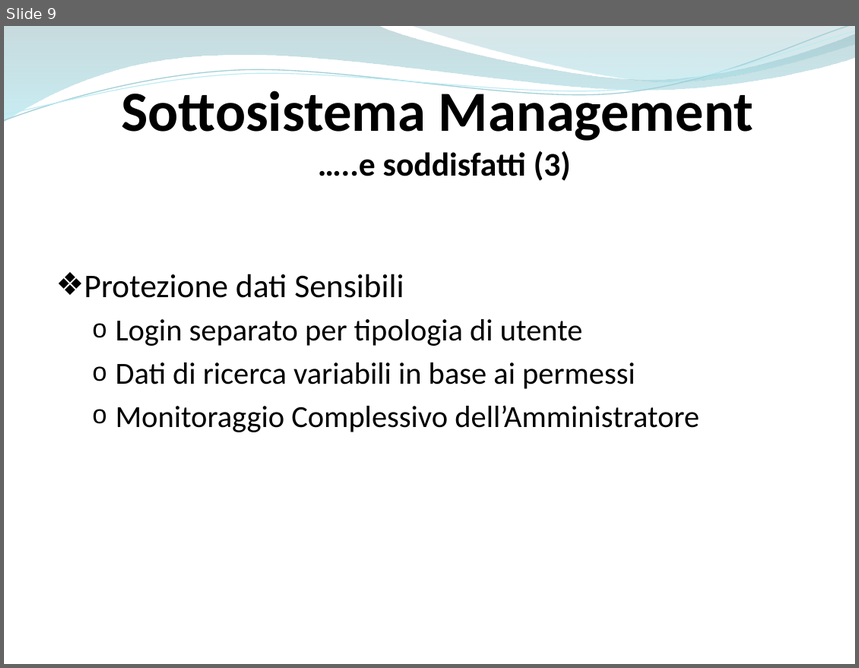
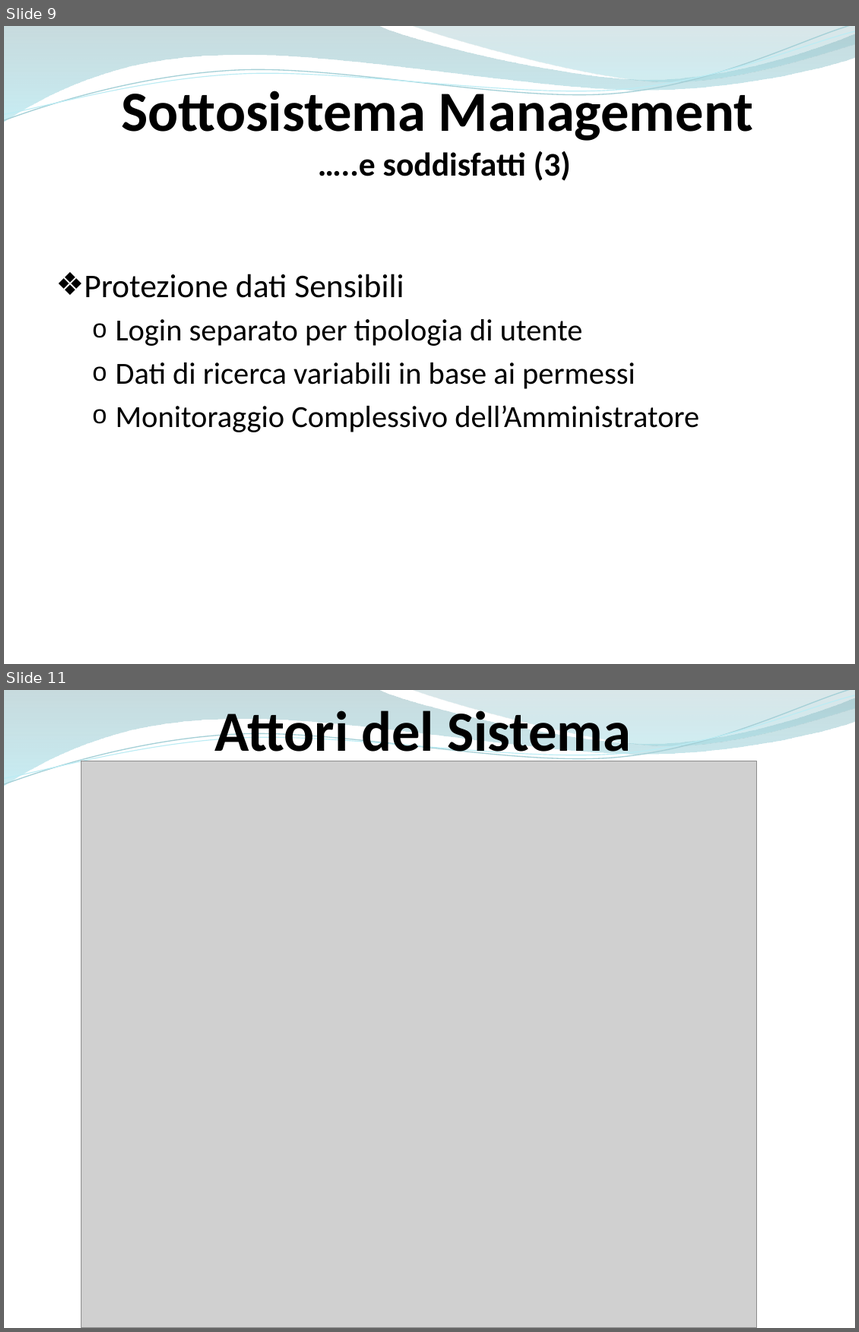
Before and after one commit to ammirate/at-silo, a slide deck: Presentazione/Atsilo1/Di Palma/[Bozza]Introduzione.pptx. Shown one above the other, each under a label of ours: slide 9 before the commit, slides 9 and 11 after it; the slides between them are not shown. The pictures are 859x668 and 859x1332 pixels, drawn with LibreOffice and Linux fonts; fonts in the diff are those of the drawing; grey boxes stand for pictures. Boxes give left, top, right and bottom in pixels: in the first picture for what was removed or moved away, otherwise in the second. Text is boxed around its words. In the diff, an @@ line names an element or a change of style, - is before the commit and + after.

```diff
--- a/Presentazione/Atsilo1/Di Palma/[Bozza]Introduzione.pptx
+++ b/Presentazione/Atsilo1/Di Palma/[Bozza]Introduzione.pptx
@@ slide 11 added at bbox=[4, 690, 855, 1328], background #FFFFFF; not listed: 4 template elements that a slide beside it also shows @@
@@ text added at bbox=[215, 704, 631, 761], 48 pt, text #000000, bold @@
+Attori del Sistema
@@ picture added at bbox=[82, 761, 757, 1328] @@
```
Also in this commit, not shown: 1 slide changed, 5 other slides added.
